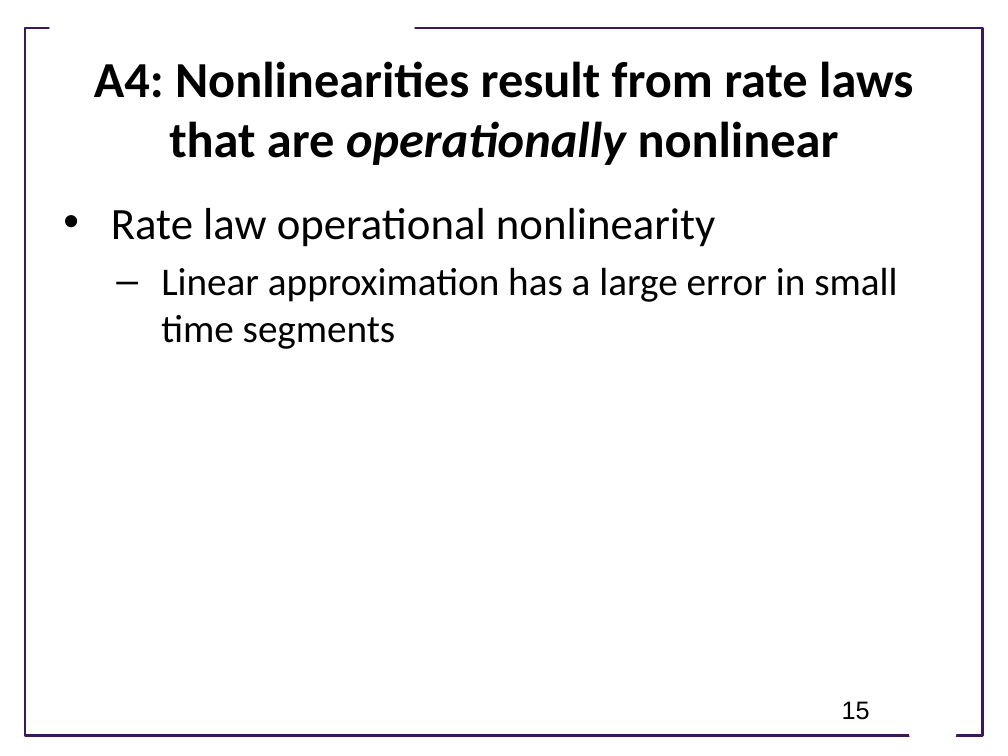
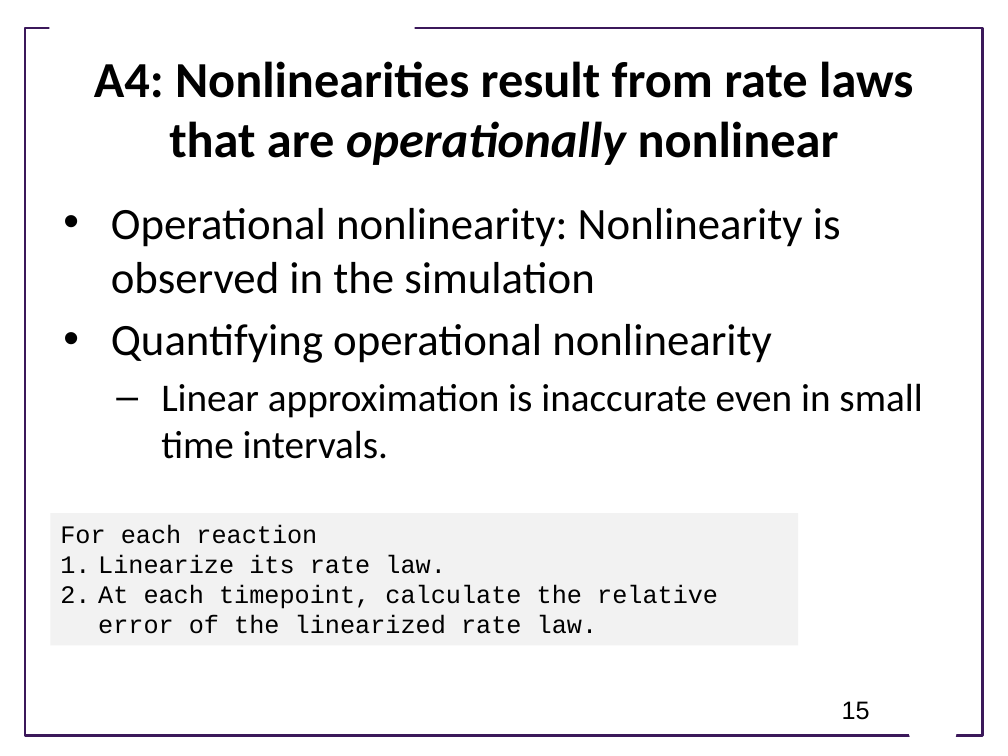
Before and after one commit to joseph-hellerstein/biomodels_linearity, a slide deck: slide 15 of docs/How Nonlinear is BioModels.pptx. Drawn at 1008x756 pixels with LibreOffice and Linux fonts; fonts in the diff are those of the drawing; background and template pictures are left out. Boxes give left, top, right and bottom in pixels: in the first picture for what was removed or moved away, otherwise in the second. Text is boxed around its words. In the diff, an @@ line names an element or a change of style, - is before the commit and + after.

```diff
--- a/docs/How Nonlinear is BioModels.pptx
+++ b/docs/How Nonlinear is BioModels.pptx
@@ text at [111,208,922,459]: text changed; size 28 to 32 pt @@
-• Rate law operational nonlinearity
-  – Linear approximation has a large error in small time segments
+• Operational nonlinearity: Nonlinearity is observed in the simulation
+• Quantifying operational nonlinearity
+  – Linear approximation is inaccurate even in small time intervals.
@@ rectangle added at [50,513,798,645], fill #F2F2F2, 18 pt, text #000000 @@
+For each reaction
+1. Linearize its rate law.
+2. At each timepoint, calculate the relative error of the linearized rate law.
```
Also in this commit, not shown: 12 other slides changed, 6 slides added, 1 slide removed, 3 other files.
